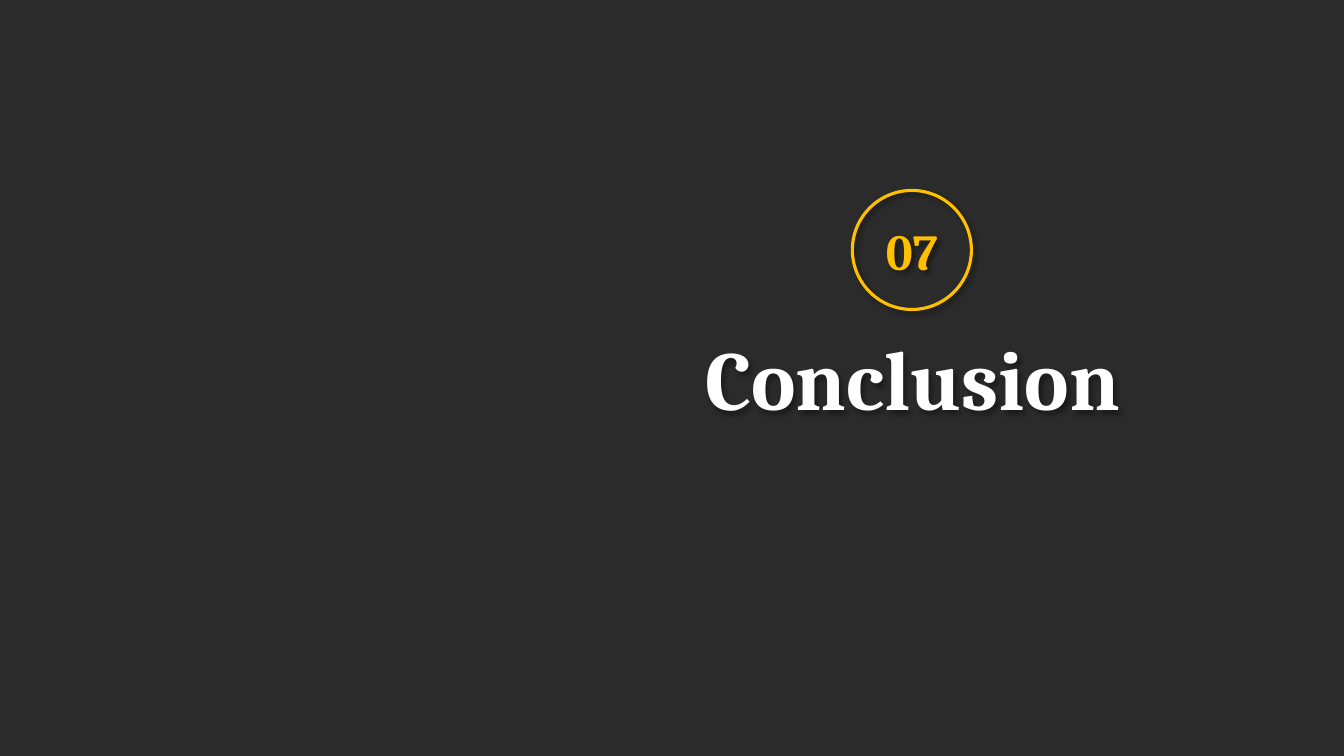
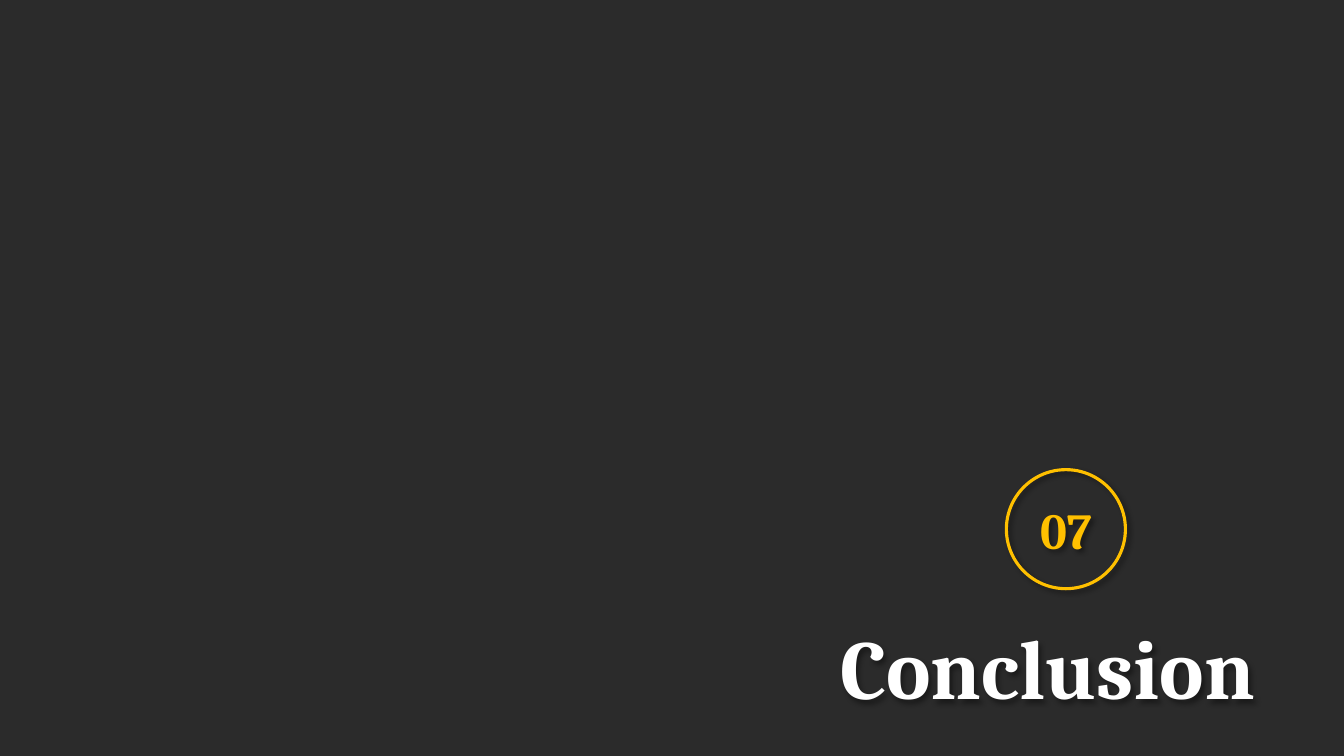
Before and after one commit to prafullwahatule/BI-Amazon-Sale-Report, a slide deck: slide 28 of Report/Amazon Sales Report.pptx. Drawn at 1344x756 pixels with LibreOffice and Linux fonts; fonts in the diff are those of the drawing; background and template pictures are left out; a plain dark background stands for a picture behind light text. Boxes give left, top, right and bottom in pixels: in the first picture for what was removed or moved away, otherwise in the second. Text is boxed around its words. In the diff, an @@ line names an element or a change of style, - is before the commit and + after.

```diff
--- a/Report/Amazon Sales Report.pptx
+++ b/Report/Amazon Sales Report.pptx
@@ ellipse "07": place and size @@
-ellipse "07" at [853, 191, 972, 310]
+ellipse "07" at [1006, 470, 1125, 589]
@@ text "Conclusion": place and size @@
-text "Conclusion" at [705, 351, 1120, 411]
+text "Conclusion" at [841, 640, 1256, 700]
```
Also in this commit, not shown: 11 other slides changed, 1 other file.
